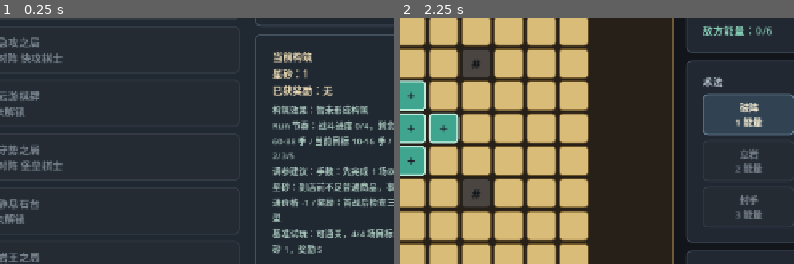
Above: before the commit, frames 1-2 (left to right).
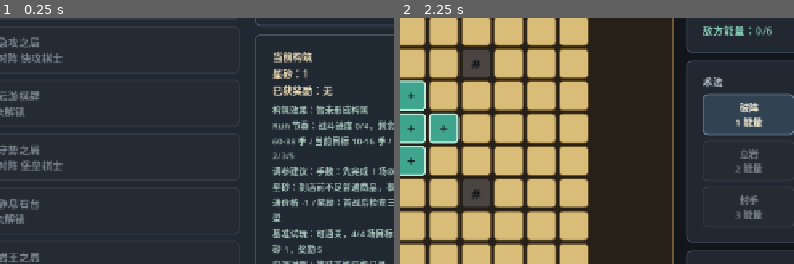
Above: after the commit, the same moments.

Repository: eason522/game
Game: Godot game, scene res://scenes/roguelike/RunMapScene.tscn
Two runs of this game, one before a commit and one after it. Both use one fixed random seed, a clock stepped at 60 frames per second and the inputs below.
Inputs:
- Up to frame 1 (0.25 s): no input
- Up to frame 2 (2.25 s): click "重新开始 Run" at 0.5 s; click "重新开始 Run" at 1.25 s; click "战 试锋之局 可进入 · 对阵 新手棋魂" at 2 s
The pictures show only the part of the screen within x 33-83%, y 50-100%; the shares and areas given below are measured in that part.

The runs differ from the first frame. In frame 1, 0.3% of the frame differs, in the area x 69-98%, y 98-100%; in frame 2, nothing differs.

Commit message:
Show run playtest comparison

Diff:
--- a/scripts/roguelike/RunMapScene.gd
+++ b/scripts/roguelike/RunMapScene.gd
@@ -481,11 +481,12 @@
 	var build_lines := reward_generator.get_build_summary_lines(run_state)
 	var pacing_lines := reward_generator.get_run_pacing_lines(run_state)
 	var tuning_lines := reward_generator.get_run_tuning_lines(run_state)
-	build_summary_label.text = "构筑效果：%s\nRun 节奏：%s\n调参建议：%s\n基准试玩：%s" % [
+	build_summary_label.text = "构筑效果：%s\nRun 节奏：%s\n调参建议：%s\n基准试玩：%s\n实测对照：%s" % [
 		" / ".join(build_lines),
 		" / ".join(pacing_lines),
 		" / ".join(tuning_lines),
 		_baseline_playtest_summary_text(),
+		_playtest_comparison_text(),
 	]
 
 
@@ -504,6 +505,39 @@
 		report.get("coins", 0),
 		report.get("reward_count", 0),
 	]
+
+
+func _playtest_comparison_text() -> String:
+	var current_pacing := run_state.get_run_pacing_summary()
+	var recorded_battles: int = current_pacing.get("recorded_battle_nodes", 0)
+
+	if recorded_battles <= 0:
+		return "等待首场实机记录"
+
+	var baseline_report := playtest_simulator.run_baseline()
+	var baseline_pacing: Dictionary = baseline_report.get("pacing", {})
+	var total_battles: int = current_pacing.get("total_battle_nodes", 0)
+	var current_average: int = current_pacing.get("actual_turn_average", 0)
+	var baseline_average: int = baseline_pacing.get("actual_turn_average", 0)
+	var average_delta := current_average - baseline_average
+
+	return "已测 %d/%d，均值 %d 手，较基准 %s，目标内 %d/%d，星砂 %d，奖励 %d" % [
+		recorded_battles,
+		total_battles,
+		current_average,
+		_signed_int_text(average_delta),
+		current_pacing.get("on_target_count", 0),
+		recorded_battles,
+		run_state.coins,
+		run_state.rewards.size(),
+	]
+
+
+func _signed_int_text(value: int) -> String:
+	if value > 0:
+		return "+%d" % value
+
+	return str(value)
 
 
 func _refresh_settlement_feedback() -> void:
--- a/tests/run_map_feedback_smoke.gd
+++ b/tests/run_map_feedback_smoke.gd
@@ -38,6 +38,9 @@
 	if scene.build_summary_label == null or not scene.build_summary_label.text.contains("4/4 场目标内"):
 		failures.append("run map feedback: expected baseline playtest to summarize on-target battles")
 
+	if scene.build_summary_label == null or not scene.build_summary_label.text.contains("实测对照：等待首场实机记录"):
+		failures.append("run map feedback: expected playtest comparison to wait for actual records")
+
 	if scene.build_summary_label == null or not scene.build_summary_label.text.contains("剩余目标 60-88 手"):
 		failures.append("run map feedback: expected run pacing to summarize remaining turn target")
 
@@ -58,6 +61,12 @@
 
 	if scene.build_summary_label == null or not scene.build_summary_label.text.contains("实测 1 场，均值 14 手"):
 		failures.append("run map feedback: expected build panel to show actual pacing summary")
+
+	if scene.build_summary_label == null or not scene.build_summary_label.text.contains("实测对照：已测 1/4"):
+		failures.append("run map feedback: expected playtest comparison to show recorded battle count")
+
+	if scene.build_summary_label == null or not scene.build_summary_label.text.contains("目标内 1/1"):
+		failures.append("run map feedback: expected playtest comparison to show on-target actual count")
 
 	scene.run_state.last_feedback = "获得奖励：灵息深蓄。下一站：残谱石室。"
 	scene.run_state.last_feedback_kind = "reward_claimed"
Not shown, changed: DEVELOPMENT_PLAN.md
